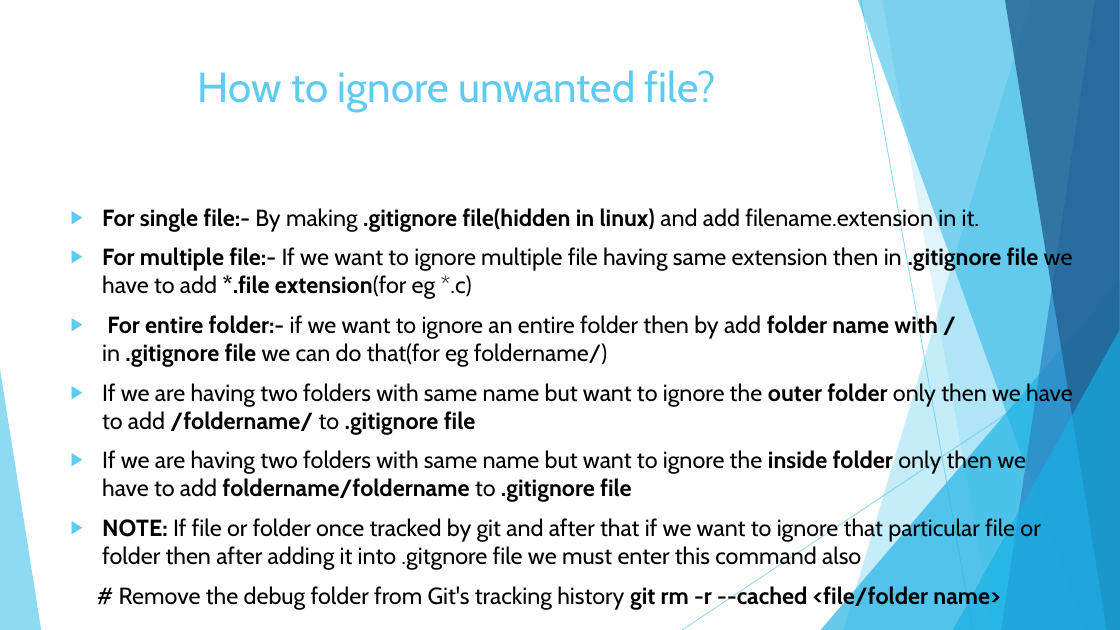
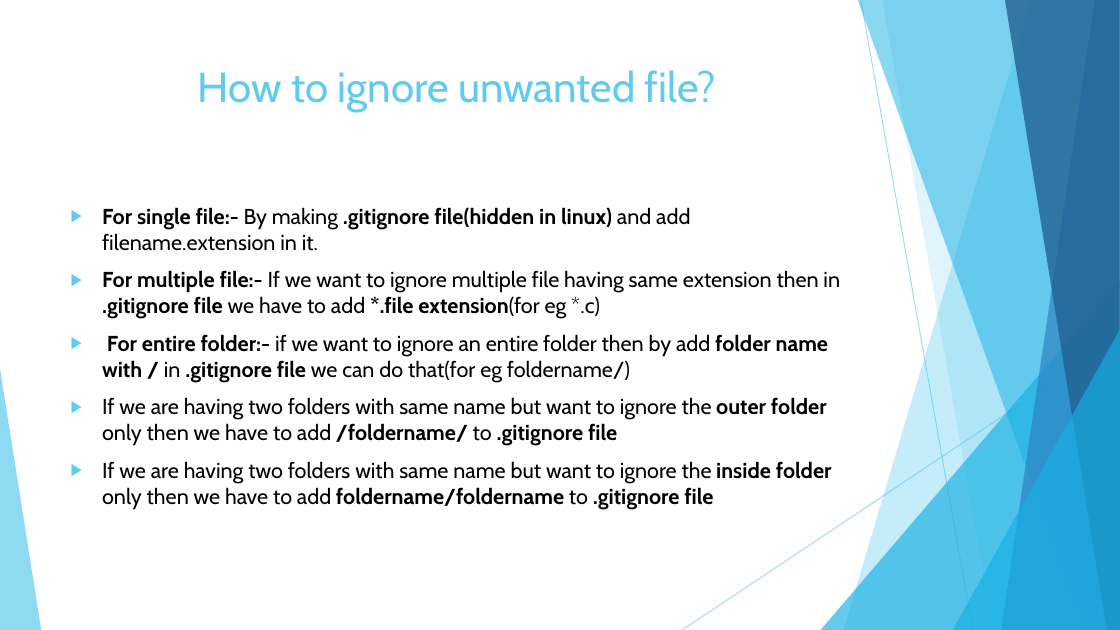
Before and after one commit to sp-bechara/Floor1_training, a slide deck: slide 12 of PPTs and other documents related to training/Git & GitHub.pptx. Drawn at 1120x630 pixels with LibreOffice and Linux fonts; fonts in the diff are those of the drawing. Boxes give left, top, right and bottom in pixels: in the first picture for what was removed or moved away, otherwise in the second. Text is boxed around its words. In the diff, an @@ line names an element or a change of style, - is before the commit and + after.

Commit message:
Added .metadata folder in .gitignore file in master branch

```diff
--- a/PPTs and other documents related to training/Git & GitHub.pptx
+++ b/PPTs and other documents related to training/Git & GitHub.pptx
@@ text "For single file:- By making ..." at (x1=102, y1=207, x2=840, y2=509): size 20 to 18.5 pt @@
@@ text at (x1=102, y1=516, x2=1040, y2=610): paragraphs removed @@
-▶ NOTE: If file or folder once tracked by git and after that if we want to ignore that particular file or folder then after adding it into .gitgnore file we must enter this command also
-# Remove the debug folder from Git's tracking history git rm -r --cached <file/folder name>
```
Also in this commit, not shown: 1 other file.
